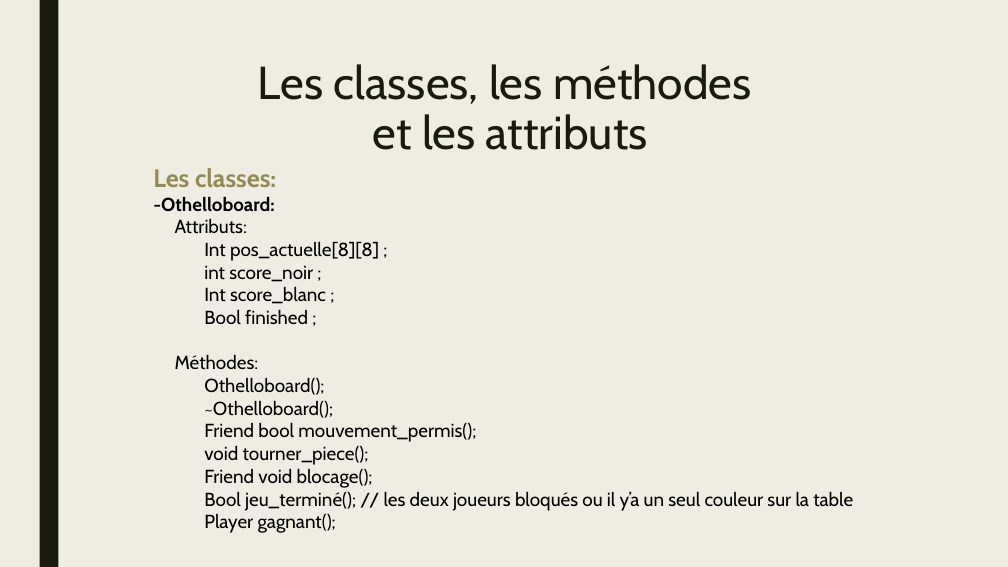
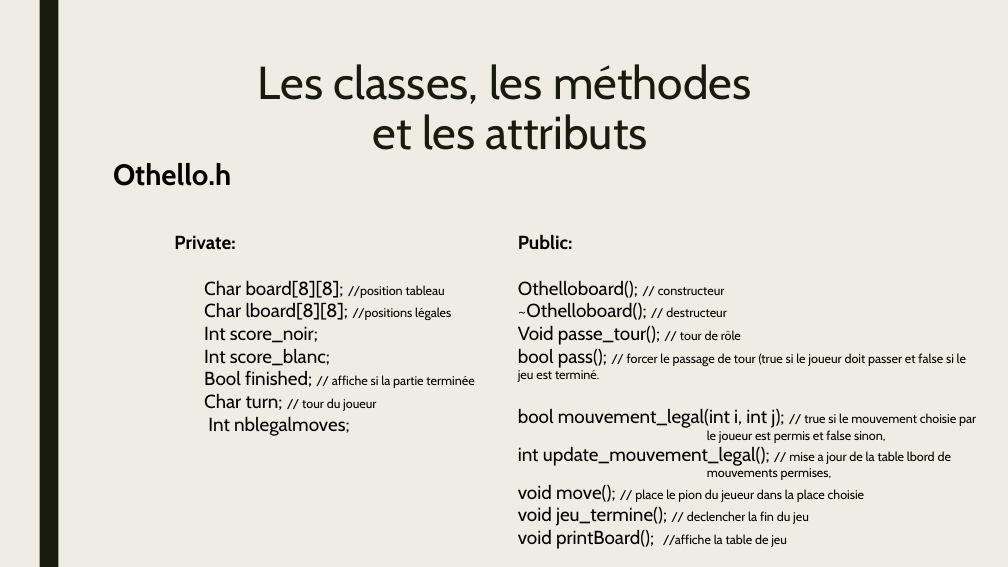
Before and after one commit to KhFiras99/Othello-Project, a slide deck: slide 13 of Othello-groupe1.pptx (slide 12 before the commit). Drawn at 1008x567 pixels with LibreOffice and Linux fonts; fonts in the diff are those of the drawing. Boxes give left, top, right and bottom in pixels: in the first picture for what was removed or moved away, otherwise in the second. Text is boxed around its words. In the diff, an @@ line names an element or a change of style, - is before the commit and + after.

```diff
--- a/Othello-groupe1.pptx
+++ b/Othello-groupe1.pptx
@@ text added at <box>113,163,231,186</box>, 28 pt, text #000000, bold @@
+Othello.h
@@ text at <box>174,235,474,436</box>: text changed @@
-Les classes:
--Othelloboard:
-Attributs:
-Int pos_actuelle[8][8] ;
-int score_noir ;
-Int score_blanc ;
-Bool finished ;
-Méthodes:
-Othelloboard();
-~Othelloboard();
-Friend bool mouvement_permis();
-void tourner_piece();
-Friend void blocage();
-Bool jeu_terminé(); // les deux joueurs bloqués ou il y’a un seul couleur sur la table
-Player gagnant();
+Private:
+Char board[8][8]; //position tableau
+Char lboard[8][8]; //positions légales
+Int score_noir;
+Int score_blanc;
+Bool finished; // affiche si la partie terminée
+Char turn; // tour du joueur
+Int nblegalmoves;
@@ text added at <box>518,234,976,549</box>, 12 pt, text #000000 @@
+Public:
+Othelloboard(); // constructeur
+~Othelloboard(); // destructeur
+Void passe_tour(); // tour de rôle
+bool pass(); // forcer le passage de tour (true si le joueur doit passer et false si le jeu est terminé.
+bool mouvement_legal(int i, int j); // true si le mouvement choisie par le joueur est permis et false sinon,
+int update_mouvement_legal(); // mise a jour de la table lbord de mouvements permises,
+void move(); // place le pion du jeueur dans la place choisie
+void jeu_termine(); // declencher la fin du jeu
+void printBoard(); //affiche la table de jeu
```
Also in this commit, not shown: 1 other slide changed, 1 slide added, 1 slide removed, 25 other files.
